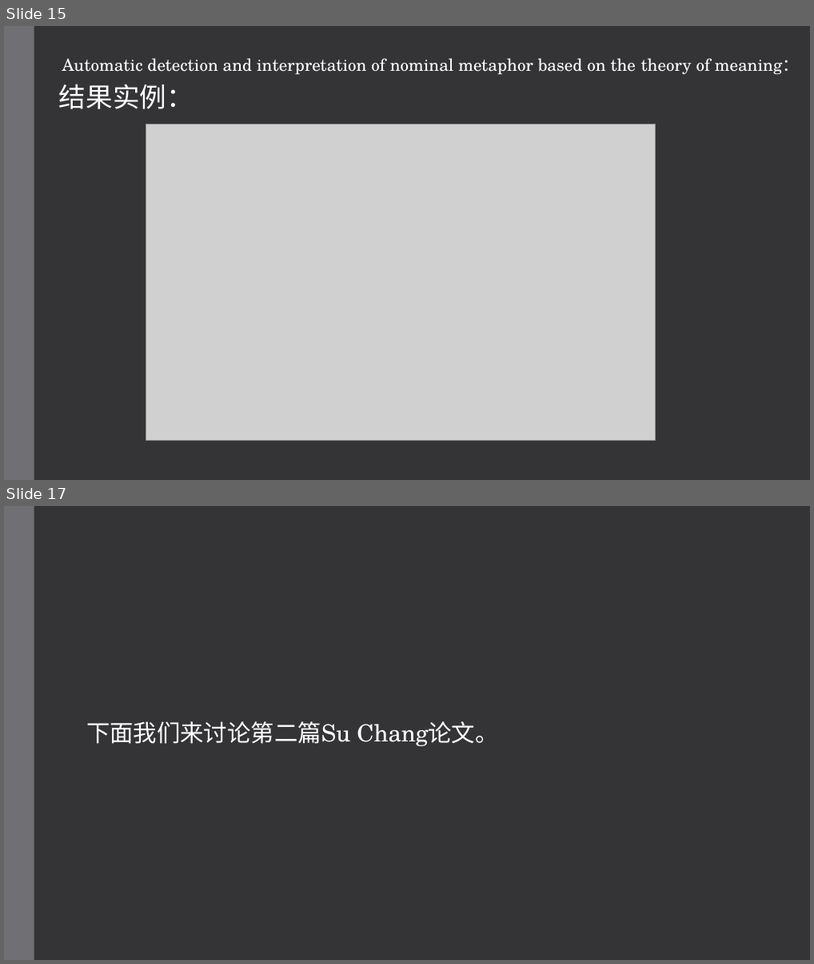
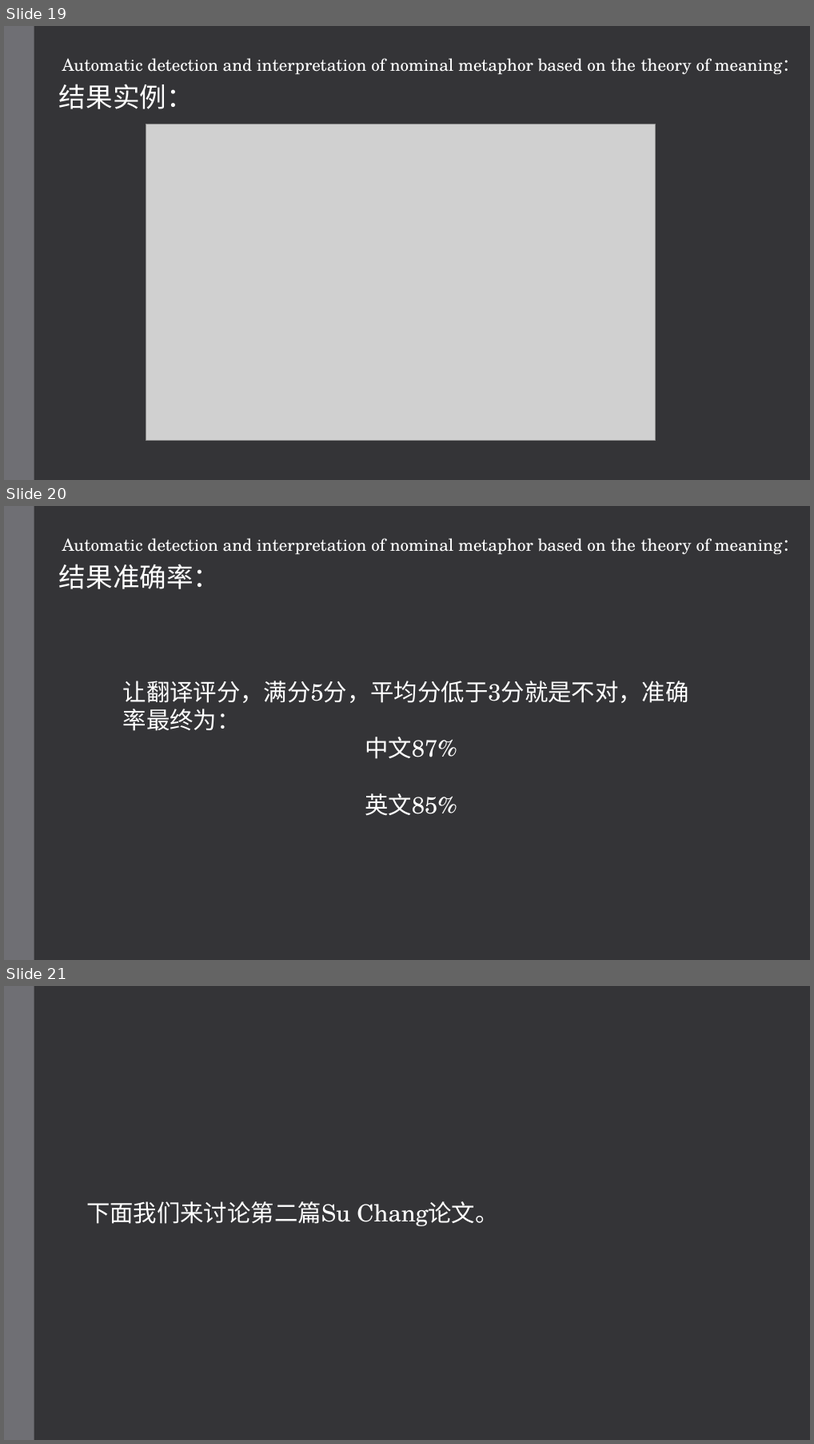
Before and after one commit to hixiaotian/metaphor_detection, a slide deck: 教学/20200809 metaphor interpretation.pptx. Shown one above the other, each under a label of ours: slides 15 and 17 before the commit, slides 19, 20 and 21 after it; the slides between them are not shown. The pictures are 814x964 and 814x1444 pixels, drawn with LibreOffice and Linux fonts; fonts in the diff are those of the drawing; grey boxes stand for pictures. Boxes give left, top, right and bottom in pixels: in the first picture for what was removed or moved away, otherwise in the second. Text is boxed around its words. In the diff, an @@ line names an element or a change of style, - is before the commit and + after.

```diff
--- a/教学/20200809 metaphor interpretation.pptx
+++ b/教学/20200809 metaphor interpretation.pptx
@@ slide 20 added at (4,506,810,960), background #353537; not listed: 1 template element that a slide beside it also shows @@
@@ text added at (62,538,800,555), 20 pt, text #FFFFFF @@
+Automatic detection and interpretation of nominal metaphor based on the theory of meaning：
@@ text added at (59,564,221,589), 32 pt, text #FFFFFF @@
+结果准确率：
@@ text added at (123,680,690,816), 28 pt, text #FFFFFF @@
+让翻译评分，满分5分，平均分低于3分就是不对，准确率最终为：
+                中文87%
+                英文85%
@@ what was slide 15 is now slide 19 @@
@@ what was slide 17 is now slide 21 @@
```
Also in this commit, not shown: 6 slides changed, 9 other slides added, 3 slides removed.
